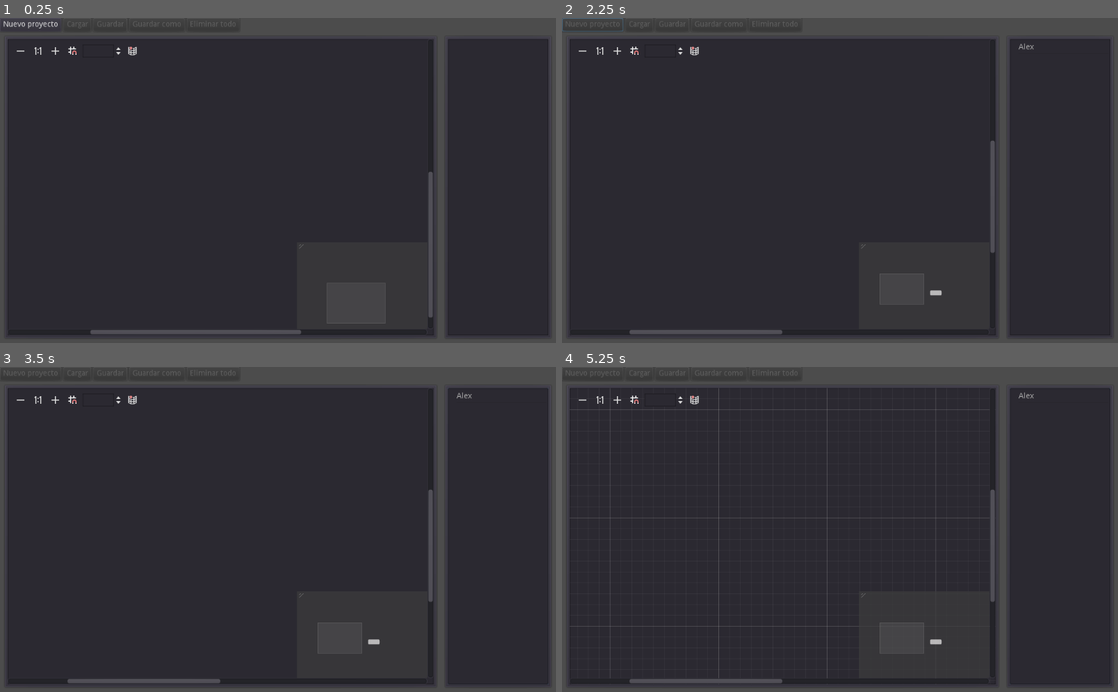
Above: before the commit, frames 1-4 (two rows, left to right).
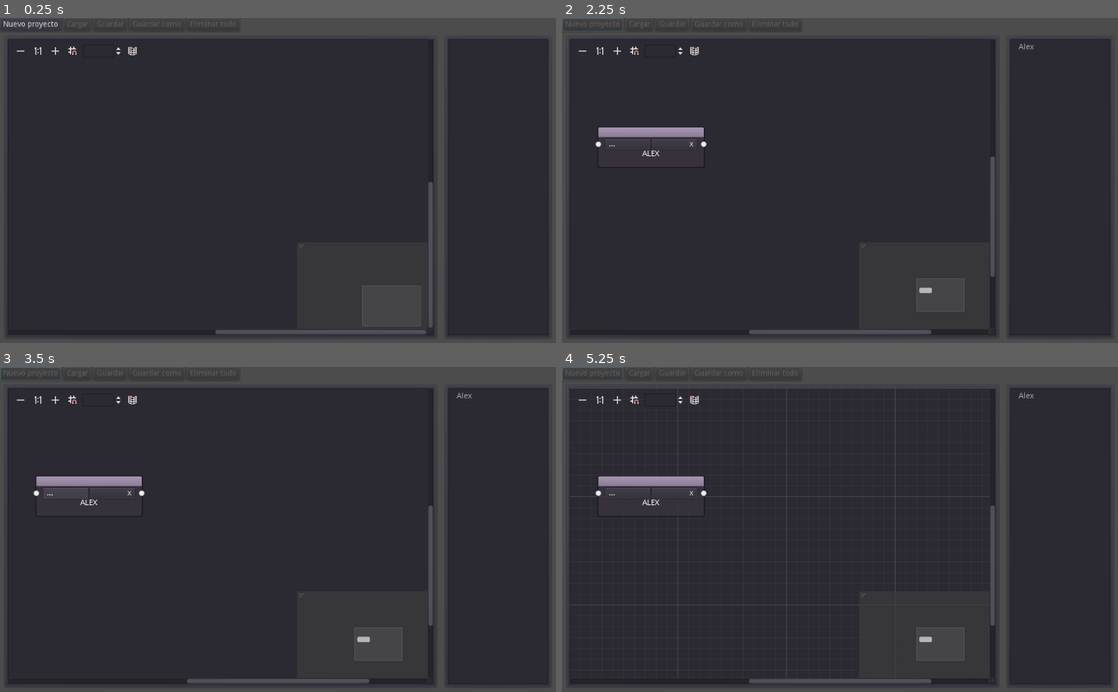
Above: after the commit, the same moments.

Repository: andresleonardobg/go-do
Game: Godot game, scene res://scenes/mentalMap.tscn
Two runs of this game, one before a commit and one after it. Both use one fixed random seed, a clock stepped at 60 frames per second and the inputs below. The project has no main scene, so this scene is started directly.
Inputs (mouse positions are in pixels of both pictures, inside the frame that each line leads up to):
- Up to frame 1 (0.25 s): no input
- Up to frame 2 (2.25 s): click "Nuevo proyecto" at 0.5 s; click (840, 174) at 1.27 s; type "Alex" at 1.35 s; click "Aceptar" at 2 s
- Up to frame 3 (3.5 s): click "..." at 2.75 s
- Up to frame 4 (5.25 s): click (584, 399) at 3.5 s; click (617, 399) at 4.25 s; click (634, 399) at 5 s

The runs differ from the first frame. In frame 1, 0.7% of the frame differs, in the area x 16-78%, y 47-98%; in frame 2, 1.7%; in frame 3, 2.0%; in frame 4, 2.7%, in the area x 0-99%, y 0-98%.

Commit message:
check button in item, offset of node was set

Diff:
--- a/project.godot
+++ b/project.godot
@@ -17,6 +17,10 @@
 
 Global="*res://scripts/Global.gd"
 
+[display]
+
+window/stretch/aspect="expand"
+
 [physics]
 
 common/enable_pause_aware_picking=true
--- a/scenes/mentalMap.tscn
+++ b/scenes/mentalMap.tscn
@@ -6,9 +6,12 @@
 [node name="mentalMap" type="Control"]
 anchor_right = 1.0
 anchor_bottom = 1.0
-size_flags_horizontal = 15
-size_flags_vertical = 15
+size_flags_horizontal = 3
+size_flags_vertical = 3
 script = ExtResource( 2 )
+__meta__ = {
+"_edit_use_anchors_": true
+}
 
 [node name="menu" type="HBoxContainer" parent="."]
 anchor_right = 1.0
@@ -54,24 +57,23 @@
 margin_top = 32.0
 margin_right = 1017.0
 margin_bottom = 593.0
-size_flags_horizontal = 15
-size_flags_vertical = 15
+size_flags_horizontal = 3
+size_flags_vertical = 3
 split_offset = 300
 
 [node name="PanelContainer" type="PanelContainer" parent="HSplitContainer"]
 margin_right = 799.0
 margin_bottom = 561.0
-size_flags_horizontal = 15
-size_flags_vertical = 15
+size_flags_horizontal = 3
+size_flags_vertical = 3
 
 [node name="GraphEdit" type="GraphEdit" parent="HSplitContainer/PanelContainer"]
 margin_left = 7.0
 margin_top = 7.0
 margin_right = 792.0
 margin_bottom = 554.0
-size_flags_horizontal = 15
-size_flags_vertical = 15
-scroll_offset = Vector2( -475, -39 )
+size_flags_horizontal = 3
+size_flags_vertical = 3
 use_snap = false
 
 [node name="list_of_tasks" parent="HSplitContainer" instance=ExtResource( 1 )]
@@ -80,8 +82,8 @@
 margin_left = 811.0
 margin_right = 1010.0
 margin_bottom = 561.0
-size_flags_horizontal = 15
-size_flags_vertical = 15
+size_flags_horizontal = 3
+size_flags_vertical = 3
 
 [node name="new_task" type="WindowDialog" parent="."]
 margin_left = 345.0
--- a/scripts/Global.gd
+++ b/scripts/Global.gd
@@ -12,19 +12,18 @@
 var window_new_task
 
 func _ready() -> void:
-	print(data)
+	pass
 
 func add_new_node(pos:Vector2, name_n:String, parent, enable_slot_left:bool, enable_slot_right:bool, parent_node:String):
 
 	var node_child = node.instance()
-	node_child.set_offset(pos)
-	node_child.rect_position = pos
+
 	node_child.name_task = name_n
 	node_child.parent_node = parent_node
 	node_child.set_slot_enabled_left(0, enable_slot_left)
 	node_child.set_slot_enabled_right(0, enable_slot_right)
-	print(node_child.offset,node_child.rect_position,node_child.name_task,node_child.parent_node)
 	parent.add_child(node_child)
+	node_child.offset = pos - Vector2(0, 40)
 
 func save_data() -> void:
 	var file = File.new()
--- a/scripts/list_of_tasks.gd
+++ b/scripts/list_of_tasks.gd
@@ -27,6 +27,8 @@
 		for item in items:
 			if item.get_text(0) == node_parent:
 				var new_item = tree_task.create_item(item)
+				new_item.set_cell_mode(0, 1)
+				new_item.set_editable(0, true)
 				new_item.set_text( 0, name_item )
 				items.append(new_item)
 
--- a/scripts/mentalMap.gd
+++ b/scripts/mentalMap.gd
@@ -8,8 +8,12 @@
 var position_new_node
 var node_parent = ""
 
-#panel graph edit
+#nodes containers
 onready var panel_graph = $HSplitContainer/PanelContainer/GraphEdit
+onready var list_tasks = $HSplitContainer/list_of_tasks
+
+#buttons
+onready var new_proyect = $menu/new
 
 #load node
 const node_task = preload("res://scenes/nodoTask.tscn")
@@ -23,16 +27,18 @@
 
 func _process(_delta: float) -> void:
 	if panel_graph.get_child_count() < 3:
-		$menu/new.disabled = false
+		new_proyect.disabled = false
 	else:
-		$menu/new.disabled = true
+		new_proyect.disabled = true
+
+	print(panel_graph.get_viewport().get_mouse_position())
 
 
 #functions
 func connection_nodes_right() -> void:
 
 	Global.add_new_node(position_new_node, text_task.text, panel_graph, true, true, node_parent)
-	$HSplitContainer/list_of_tasks.add_new_items(node_selected.name_task, text_task.text )
+	list_tasks.add_new_items(node_selected.name_task, text_task.text )
 	var name_node = get_tree().get_nodes_in_group("nodetask")
 	panel_graph.connect_node(node_parent, 0, name_node[-1].name, 0)
 
@@ -81,14 +87,15 @@
 
 	if panel_graph.get_child_count() == 2:
 		Global.add_new_node(
-			center_window - Vector2(100, 40),
+			Vector2(50, 200),
 			text_task.text,
 			panel_graph,
 			true,
 			true,
 			node_parent
 			)
-		$HSplitContainer/list_of_tasks.add_new_items(null, text_task.text )
+
+		list_tasks.add_new_items(null, text_task.text )
 	else:
 		connection_nodes_right()
 
@@ -102,5 +109,5 @@
 
 func _on_GraphEdit_connection_to_empty(from: String, _from_slot: int, release_position: Vector2) -> void:
 	window_new_task.popup()
-	position_new_node = release_position
+	position_new_node = panel_graph.scroll_offset + get_viewport().get_mouse_position()
 	node_parent = from
